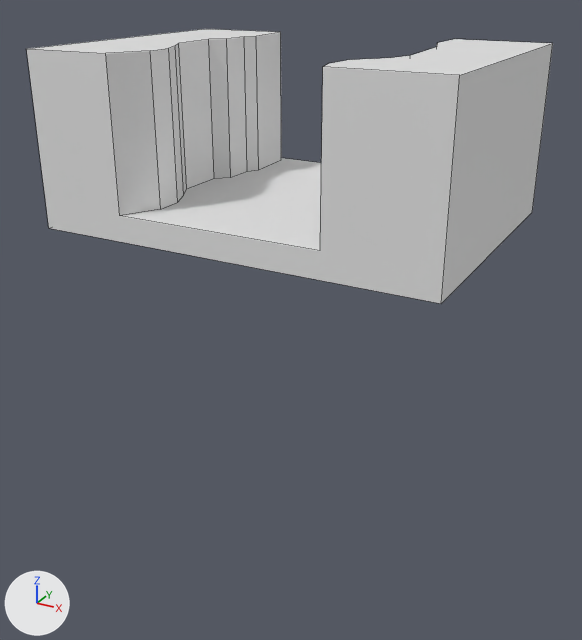
Before and after pictures for a commit that changed the Blender file Assets/Blender/Rocks/canal.blend.
Camera for both pictures: a 50 mm lens placed at (32.8, -61.9, 18.7), pointed at (-0.4, -1.5, -11.5). The lights are fixed; the arrows at lower left show +X, +Y and +Z. The picture after the commit comes second. Mesh edges are drawn as thin lines.

Before the edit, the objects in view are built like this:
```python
me_cube_001 = bpy.data.meshes.new('Cube.001')
me_cube_001.from_pydata(...)  # 46 vertices, 25 faces; spans x -18.4..17.4, y -12.7..12.7, z -2.2..12.7
ob_canal = bpy.data.objects.new('Canal', me_cube_001)
ob_canal.location = (0.0, 0.0, 0.0)
```
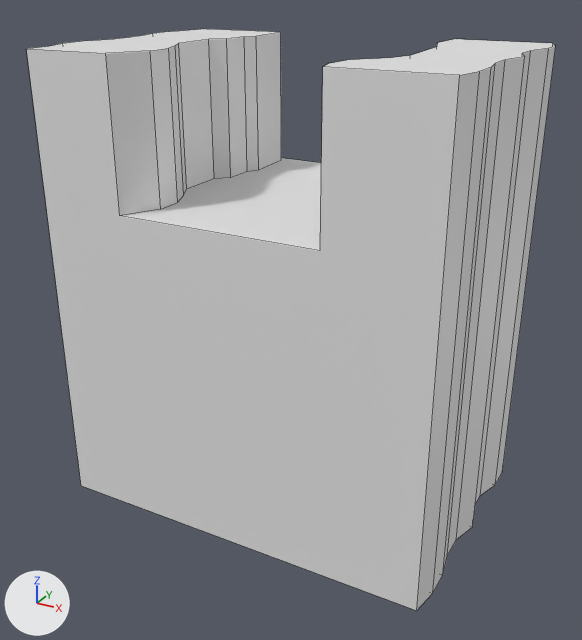
Changed parts and their boxes [x1, y1, x2, y2] in the pictures (582 x 640 px):
'Canal', reshaped (111% taller): before [27, 29, 553, 304]; after [27, 29, 555, 611]

The change, as a diff of the scene's bpy script:
```diff
--- a/Assets/Blender/Rocks/canal.blend.py
+++ b/Assets/Blender/Rocks/canal.blend.py
@@ me_cube_001 @@
 # used by ob_canal; location = (0.0, 0.0, 0.0)
-me_cube_001.from_pydata(...)  # 46 vertices, 25 faces; spans x -18.4..17.4, y -12.7..12.7, z -2.2..12.7
+me_cube_001.from_pydata(...)  # 82 vertices, 52 faces; spans x -19.5..18.1, y -12.7..12.7, z -29.2..12.7
+# me_cube_001 part 1
+# 4 vertices are removed from x -18.4..17.4, y -12.7..12.7, z -2.2
+# 7 faces are deleted
+# 22 vertices are added at x -19.5..18.1, y -12.7..12.7, z -29.2
+# 18 new vertices lie (0.0, 0.0, 41.9) away from vertices in x -19.5..18.1, y -10.1..10.1, z -29.2
+# 34 new faces join them
```
